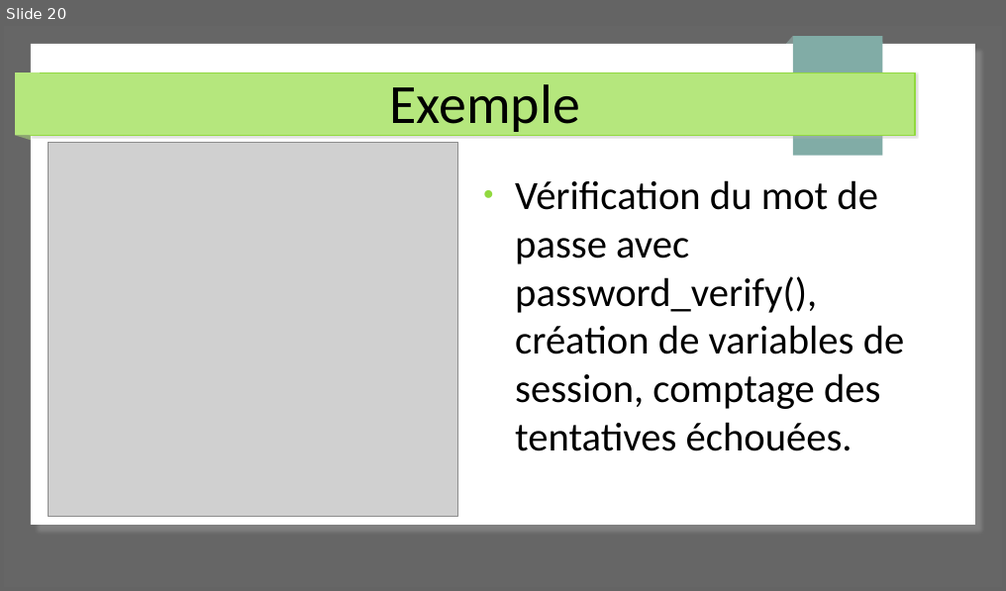
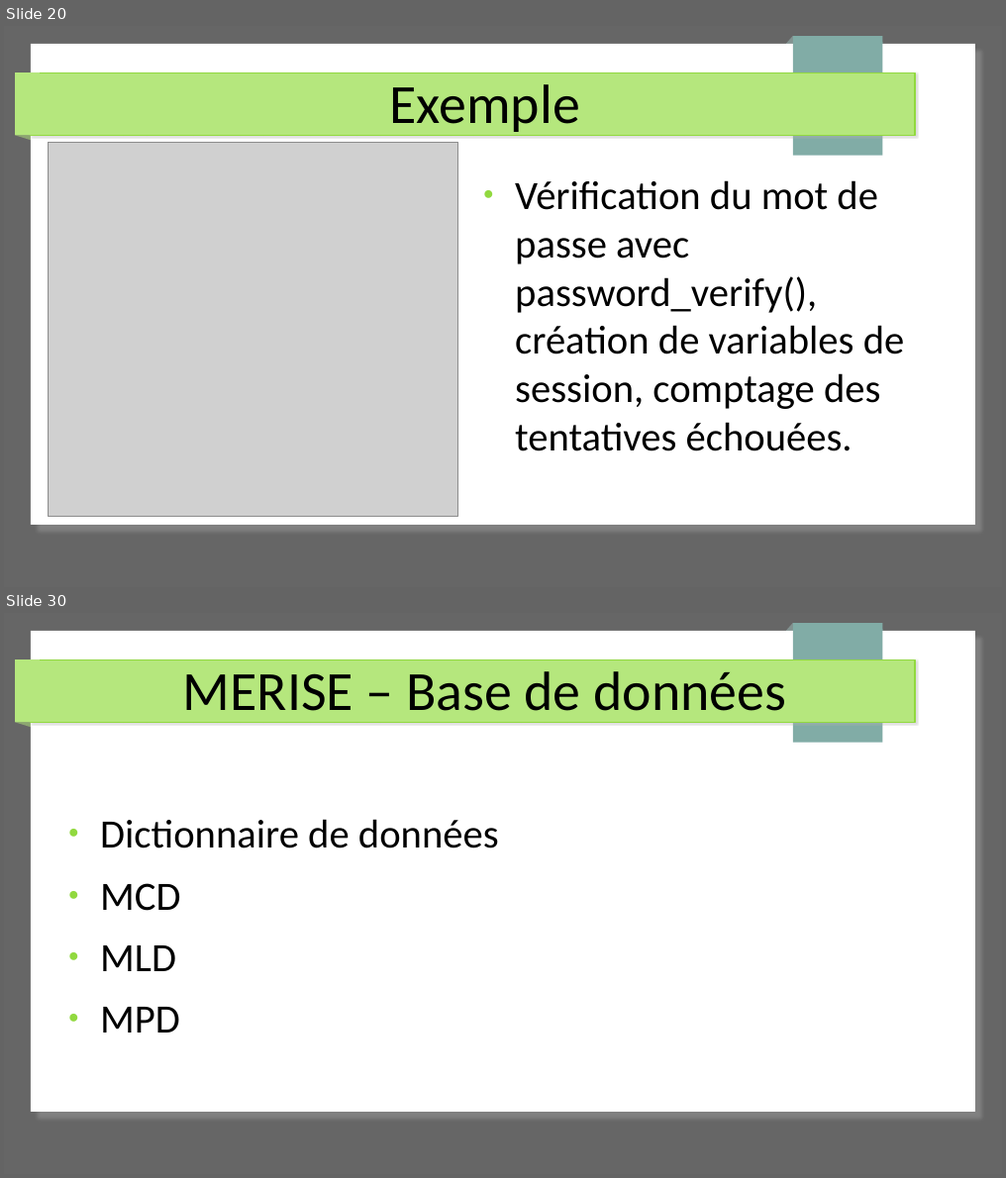
Before and after one commit to Cboukhal/project_exam, a slide deck: Document/projet_exam.odp. Shown one above the other, each under a label of ours: slide 20 before the commit, slides 20 and 30 after it; the slides between them are not shown. The pictures are 1006x591 and 1006x1178 pixels, drawn with LibreOffice and Linux fonts; fonts in the diff are those of the drawing; grey boxes stand for pictures. Boxes give left, top, right and bottom in pixels: in the first picture for what was removed or moved away, otherwise in the second. Text is boxed around its words. In the diff, an @@ line names an element or a change of style, - is before the commit and + after.

```diff
--- a/Document/projet_exam.odp
+++ b/Document/projet_exam.odp
@@ slide 30 added at (4, 613, 1002, 1174), background #666666; not listed: 7 template elements that a slide beside it also shows @@
@@ title added at (183, 671, 786, 724), 44 pt, text #000000 @@
+MERISE – Base de données
@@ text added at (100, 819, 499, 1033), 32 pt, text #000000 @@
+● Dictionnaire de données
+● MCD
+● MLD
+● MPD
```
Also in this commit, not shown: 28 other slides added, 5 other files.
